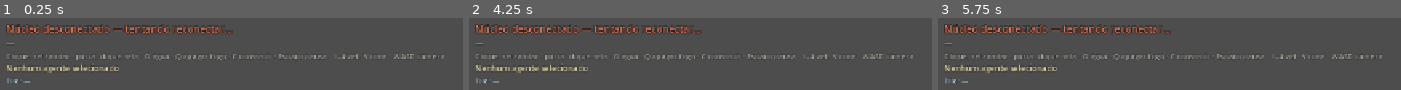
Above: before the commit, frames 1-3 (left to right).
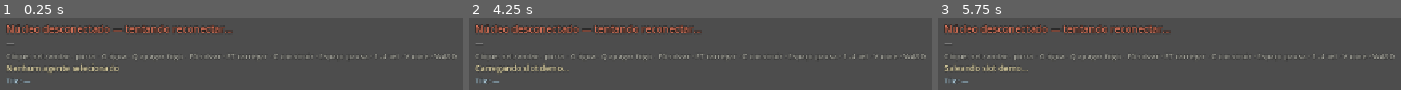
Above: after the commit, the same moments.

Repository: cezambo/GeneralSimulator
Game: Godot game, scene res://scenes/main.tscn
The game is run twice, just before and just after one commit, with the same random seed, the same clock (stepped at 60 frames per second) and the same inputs.
Inputs (mouse positions are in pixels of both pictures, inside the frame that each line leads up to):
- Up to frame 1 (0.25 s): no input
- Up to frame 2 (4.25 s): tap Enter at 0.5, 2, 3.5 s; move the mouse to (outside the picture) at 0.52 s; hold Y (build_redo) 0.53-1.25 s; click (outside the picture) at 0.67 s; tap Space (toggle_pause) at 1.25, 2.75 s; drag from (outside the picture) to (outside the picture) at 1.27 s; move the mouse to (outside the picture) at 2.02 s; hold R (build_tool_door) 2.03-2.75 s; click (outside the picture) at 2.17 s; drag from (outside the picture) to (outside the picture) at 2.77 s; move the mouse to (outside the picture) at 3.52 s; hold F (build_tool_floor) from 3.53 s (still down); click (outside the picture) at 3.67 s; tap F7 (load_slot, bound only after the commit) at 4.15 s
- Up to frame 3 (5.75 s): release F (build_tool_floor) at 4.25 s; tap Space (toggle_pause) at 4.25 s; drag from (outside the picture) to (outside the picture) at 4.27 s; move the mouse to (outside the picture) at 5.02 s; hold B (build_tool_wall) from 5.03 s (still down); click (outside the picture) at 5.17 s; tap F6 (save_slot, bound only after the commit) at 5.65 s

The runs differ from the first frame. In frame 1, 2.3% of the frame differs, in the area x 21-99%, y 50-59%; in frame 2, 3.4%, in the area x 1-99%, y 50-77%; in frame 3, 3.3%.

Commit message:
feat(persist): save/load mínimo do mundo ao vivo
cmd.sim.save/load grava Simulation.serialize no slot demo; F6/F7 no Godot. Após load, substrato e movers são reidratados e o cliente recebe snapshot.

Co-authored-by: Cursor <cursoragent@cursor.com>

Diff:
--- a/packages/client-godot/project.godot
+++ b/packages/client-godot/project.godot
@@ -142,3 +142,13 @@
 "events": [Object(InputEventKey,"resource_local_to_scene":false,"resource_name":"","device":-1,"window_id":0,"alt_press …(192 unchanged characters)…
 ]
 }
+save_slot={
+"deadzone": 0.5,
+"events": [Object(InputEventKey,"resource_local_to_scene":false,"resource_name":"","device":-1,"window_id":0,"alt_pressed":false,"shift_pressed":false,"ctrl_pressed":false,"meta_pressed":false,"pressed":false,"keycode":0,"physical_keycode":4194337,"key_label":0,"unicode":0,"location":0,"echo":false,"script":null)
+]
+}
+load_slot={
+"deadzone": 0.5,
+"events": [Object(InputEventKey,"resource_local_to_scene":false,"resource_name":"","device":-1,"window_id":0,"alt_pressed":false,"shift_pressed":false,"ctrl_pressed":false,"meta_pressed":false,"pressed":false,"keycode":0,"physical_keycode":4194338,"key_label":0,"unicode":0,"location":0,"echo":false,"script":null)
+]
+}
--- a/packages/client-godot/scripts/core_client.gd
+++ b/packages/client-godot/scripts/core_client.gd
@@ -122,6 +122,14 @@
 	send_command("cmd.world.toggleDoor", {"x": x, "y": y})
 
 
+func save_slot(slot: String = "demo") -> void:
+	send_command("cmd.sim.save", {"slot": slot})
+
+
+func load_slot(slot: String = "demo") -> void:
+	send_command("cmd.sim.load", {"slot": slot})
+
+
 func send_command(type: String, payload: Dictionary, req_id: String = "") -> void:
 	if not is_core_connected():
 		return
--- a/packages/client-godot/scripts/hud.gd
+++ b/packages/client-godot/scripts/hud.gd
@@ -10,6 +10,8 @@
 signal build_undo_requested
 signal build_redo_requested
 signal sandbox_tool_changed(tool_id: String)
+signal save_requested
+signal load_requested
 
 @onready var status_label: Label = $Margin/VBox/Status
 @onready var clock_label: Label = $Margin/VBox/Clock
@@ -124,7 +126,7 @@
 		help_label.text = "C·sair · B parede pedra · N parede madeira · F/R chão/porta · E apagar · T cadeira · X móvel · Z/Y undo/redo"
 		set_selection(_selection_text)
 	else:
-		help_label.text = "Clique: sel./andar · porta: clique nela · G água · Q apagar fogo · C construir · Espaço pausa · 1–4 vel · V cone · WASD câmera"
+		help_label.text = "Clique: sel./andar · porta · G água · Q apagar fogo · F6 salvar · F7 carregar · C construir · Espaço pausa · 1–4 vel · V cone · WASD"
 		set_selection(_selection_text)
 
 
@@ -207,6 +209,12 @@
 	if event.is_action_pressed("tool_extinguish"):
 		_set_sandbox_tool("extinguish")
 		return
+	if event.is_action_pressed("save_slot"):
+		save_requested.emit()
+		return
+	if event.is_action_pressed("load_slot"):
+		load_requested.emit()
+		return
 	if event.is_action_pressed("toggle_pause"):
 		if _paused:
 			speed_requested.emit(1 if _last_speed == 0 else _last_speed)
--- a/packages/client-godot/scripts/main.gd
+++ b/packages/client-godot/scripts/main.gd
@@ -27,6 +27,8 @@
 	hud.construction_toggled.connect(_on_construction)
 	hud.build_undo_requested.connect(_on_undo)
 	hud.build_redo_requested.connect(_on_redo)
+	hud.save_requested.connect(_on_save)
+	hud.load_requested.connect(_on_load)
 
 
 func _process(_delta: float) -> void:
@@ -218,6 +220,8 @@
 			hud.set_selection("Nada para refazer")
 		"NOT_FOUND":
 			hud.set_selection("Não encontrado: %s" % String(payload.get("message", code)))
+		"SAVE_FAILED", "LOAD_FAILED":
+			hud.set_selection("Save/load: %s" % String(payload.get("message", code)))
 
 
 func _on_speed(speed: int) -> void:
@@ -244,3 +248,13 @@
 
 func _on_redo() -> void:
 	core.redo_build()
+
+
+func _on_save() -> void:
+	core.save_slot("demo")
+	hud.set_selection("Salvando slot demo…")
+
+
+func _on_load() -> void:
+	core.load_slot("demo")
+	hud.set_selection("Carregando slot demo…")
Not shown, changed: docs/05-PROTOCOLO.md
Not shown, changed: packages/client-godot/README.md
Not shown, changed: packages/sim-core/src/demo/live-serve.test.ts
Not shown, changed: packages/sim-core/src/demo/live-serve.ts
Not shown, changed: packages/sim-core/src/index.ts
Not shown, added: packages/sim-core/src/persist/index.ts
Not shown, added: packages/sim-core/src/persist/slots.test.ts
Not shown, added: packages/sim-core/src/persist/slots.ts
Not shown, changed: packages/sim-core/src/protocol/hub.ts
Not shown, changed: packages/sim-core/src/protocol/protocol.test.ts
